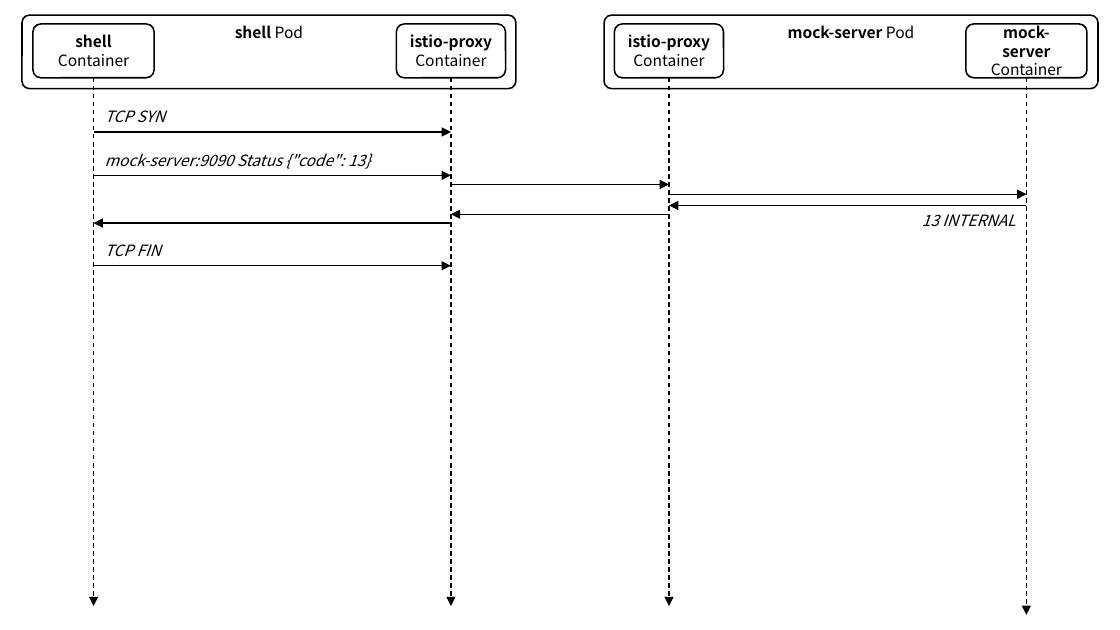
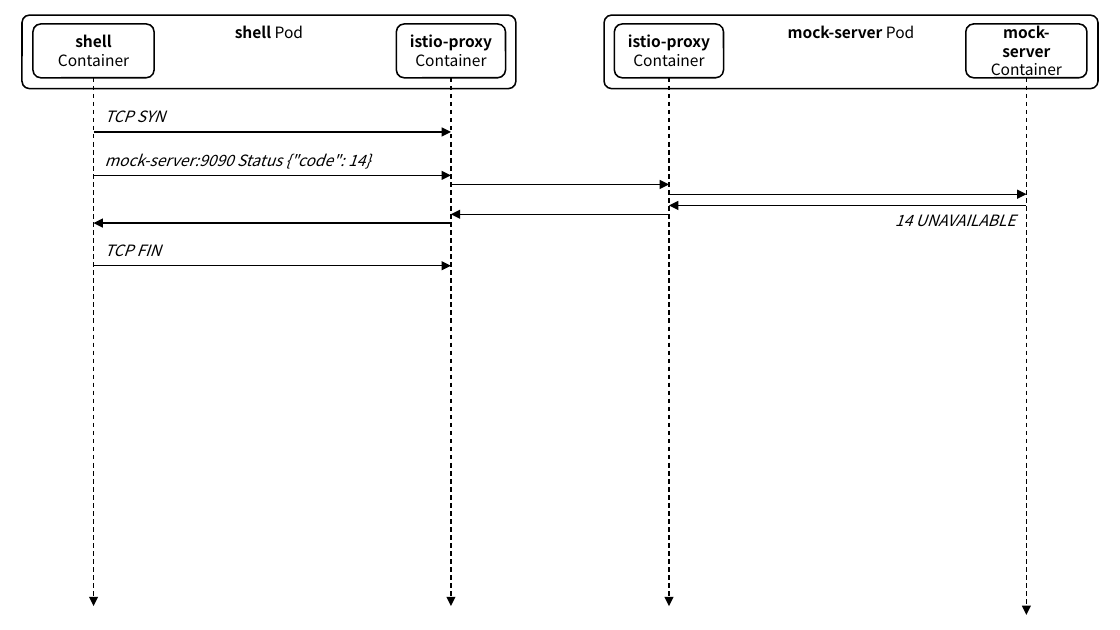
Before and after one commit to ssup2/blog-software, a slide deck: slide 18 of content/docs/theory-analysis/istio-sidecar-proxy-access-log/images/images.pptx. Drawn at 1120x630 pixels with LibreOffice and Linux fonts; fonts in the diff are those of the drawing. Boxes give left, top, right and bottom in pixels: in the first picture for what was removed or moved away, otherwise in the second. Text is boxed around its words. In the diff, an @@ line names an element or a change of style, - is before the commit and + after.

```diff
--- a/content/docs/theory-analysis/istio-sidecar-proxy-access-log/images/images.pptx
+++ b/content/docs/theory-analysis/istio-sidecar-proxy-access-log/images/images.pptx
@@ text at box(105, 153, 370, 169): text changed @@
-mock-server:9090 Status {"code": 13}
+mock-server:9090 Status {"code": 14}
@@ text at box(895, 214, 1016, 226): text changed @@
-13 INTERNAL
+14 UNAVAILABLE
```
Also in this commit, not shown: 4 other slides changed, 1 slide added, 10 other files.
